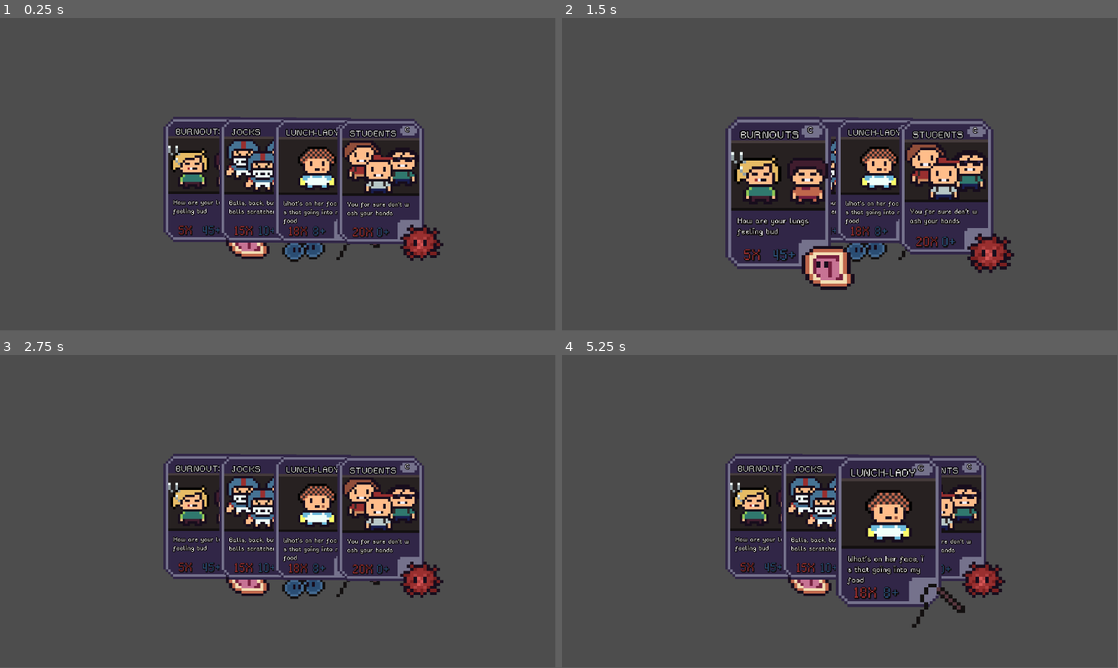
Above: before the commit, frames 1-4 (two rows, left to right).
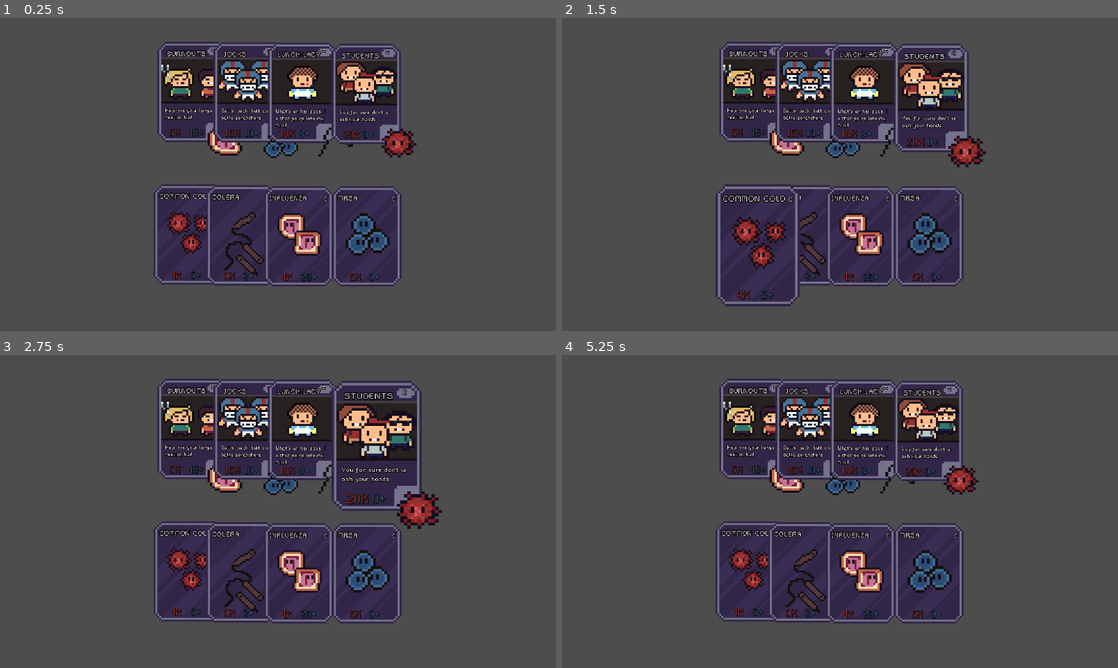
Above: after the commit, the same moments.

Repository: JPGFG/ld24
Game: Godot game, scene res://scenes/cards/test_hand.tscn
Same seed, same stepped clock (60 frames per second), same inputs: the game is played once before the commit and once after it. This scene is started directly instead of the project's main scene.
Inputs (mouse positions are in pixels of both pictures, inside the frame that each line leads up to):
- Up to frame 1 (0.25 s): no input
- Up to frame 2 (1.5 s): tap Enter at 0.5 s; move the mouse to (962, 158) at 0.52 s; tap Space at 1.25 s; move the mouse to (728, 190) at 1.27 s
- Up to frame 3 (2.75 s): tap Enter at 2 s; move the mouse to (333, 442) at 2.02 s
- Up to frame 4 (5.25 s): tap Space at 2.75, 4.25 s; move the mouse to (812, 574) at 2.77 s; tap Enter at 3.5 s; move the mouse to (1006, 558) at 3.52 s; move the mouse to (673, 464) at 4.27 s; move the mouse to (867, 511) at 5.02 s
The window is 799x449 before the commit and 800x450 after it. Grey fills any space a smaller window leaves; there, only what the larger window draws over its background counts as a difference.

The runs differ from the first frame. In frame 1, 31% of the frame differs, in the area x 27-80%, y 7-86%; in frame 2, 32%, in the area x 27-82%, y 7-93%; in frame 3, 31%; in frame 4, 30%.

Commit message:
added germ cards

Diff:
--- a/assets/objects/cards/populations/jocks.tscn
+++ /dev/null
@@ -1,14 +0,0 @@
-[gd_scene load_steps=2 format=3 uid="uid://c74fbc6v1nagl"]
-
-[ext_resource type="PackedScene" uid="uid://cwsv7v63wvlum" path="res://scenes/cards/card.tscn" id="1_rvns0"]
-
-[node name="Jocks" type="Control"]
-layout_mode = 3
-anchors_preset = 15
-anchor_right = 1.0
-anchor_bottom = 1.0
-grow_horizontal = 2
-grow_vertical = 2
-
-[node name="Card" parent="." instance=ExtResource("1_rvns0")]
-layout_mode = 1
--- a/project.godot
+++ b/project.godot
@@ -15,6 +15,11 @@
 config/features=PackedStringArray("4.2", "GL Compatibility")
 config/icon="res://icon.svg"
 
+[display]
+
+window/stretch/mode="viewport"
+window/stretch/aspect="expand"
+
 [rendering]
 
 textures/canvas_textures/default_texture_filter=0
--- /dev/null
+++ b/resources/cards/germ/colera.tres
@@ -0,0 +1,16 @@
+[gd_resource type="Resource" script_class="CardResource" load_steps=3 format=3 uid="uid://do0v874mxwdsn"]
+
+[ext_resource type="Script" path="res://scripts/cards/card_resource.gd" id="1_6nrs0"]
+[ext_resource type="Texture2D" uid="uid://b4f6wpyr7itj" path="res://assets/sprites/card_images/colera_cluster.png" id="1_8la2o"]
+
+[resource]
+script = ExtResource("1_6nrs0")
+germ_image = ExtResource("1_8la2o")
+multipler = 9
+adder = 2
+card_type = 1
+color = Color(0, 0, 0, 1)
+description = "MRSA"
+infection_multiplier = 0
+name = "COLERA"
+rarity = 0
--- /dev/null
+++ b/resources/cards/germ/common_cold.tres
@@ -0,0 +1,16 @@
+[gd_resource type="Resource" script_class="CardResource" load_steps=3 format=3 uid="uid://dcrkkjw5njfc5"]
+
+[ext_resource type="Texture2D" uid="uid://dbn38fq3v2p7g" path="res://assets/sprites/card_images/common_cold_cluster.png" id="1_ay3y5"]
+[ext_resource type="Script" path="res://scripts/cards/card_resource.gd" id="1_yjs3f"]
+
+[resource]
+script = ExtResource("1_yjs3f")
+germ_image = ExtResource("1_ay3y5")
+multipler = 4
+adder = 5
+card_type = 1
+color = Color(0, 0, 0, 1)
+description = ""
+infection_multiplier = 0
+name = "COMMON COLD"
+rarity = 0
--- /dev/null
+++ b/resources/cards/germ/influenza.tres
@@ -0,0 +1,16 @@
+[gd_resource type="Resource" script_class="CardResource" load_steps=3 format=3 uid="uid://bf8pwolkqc6tt"]
+
+[ext_resource type="Texture2D" uid="uid://dnx0fdcpllg86" path="res://assets/sprites/card_images/influenza_cluster.png" id="1_3t1e2"]
+[ext_resource type="Script" path="res://scripts/cards/card_resource.gd" id="1_5qwuk"]
+
+[resource]
+script = ExtResource("1_5qwuk")
+germ_image = ExtResource("1_3t1e2")
+multipler = 4
+adder = 20
+card_type = 0
+color = Color(0, 0, 0, 1)
+description = ""
+infection_multiplier = 0
+name = "INFLUENZA"
+rarity = 0
--- /dev/null
+++ b/resources/cards/germ/mrsa.tres
@@ -0,0 +1,16 @@
+[gd_resource type="Resource" script_class="CardResource" load_steps=3 format=3 uid="uid://d0qj3p3pagsqe"]
+
+[ext_resource type="Texture2D" uid="uid://qwlpmx8qb3wv" path="res://assets/sprites/card_images/mrsa.png" id="1_7p03m"]
+[ext_resource type="Script" path="res://scripts/cards/card_resource.gd" id="1_cypnj"]
+
+[resource]
+script = ExtResource("1_cypnj")
+germ_image = ExtResource("1_7p03m")
+multipler = 5
+adder = 9
+card_type = 1
+color = Color(0, 0, 0, 1)
+description = ""
+infection_multiplier = 0
+name = "MRSA"
+rarity = 0
--- /dev/null
+++ b/scenes/cards/germ_card.tscn
@@ -0,0 +1,122 @@
+[gd_scene load_steps=9 format=3 uid="uid://chfgojxkqehb1"]
+
+[ext_resource type="Script" path="res://scripts/cards/germ_card.gd" id="1_n60a2"]
+[ext_resource type="Texture2D" uid="uid://b4sbl0gjixy6j" path="res://assets/sprites/cards/decks/blank_diagonal_germ_card.png" id="2_427h2"]
+[ext_resource type="FontFile" uid="uid://cfu074rula0ps" path="res://resources/fonts/pixel_font_2.ttf" id="3_nbmss"]
+[ext_resource type="Texture2D" uid="uid://dbn38fq3v2p7g" path="res://assets/sprites/card_images/common_cold_cluster.png" id="4_jnpf4"]
+
+[sub_resource type="LabelSettings" id="LabelSettings_5s8mf"]
+font = ExtResource("3_nbmss")
+font_size = 32
+font_color = Color(0.6, 0.184314, 0.184314, 1)
+outline_size = 2
+outline_color = Color(0, 0, 0, 1)
+shadow_size = 5
+shadow_color = Color(0.0745098, 0.0627451, 0.0627451, 1)
+
+[sub_resource type="LabelSettings" id="LabelSettings_4chdu"]
+font = ExtResource("3_nbmss")
+font_size = 32
+font_color = Color(0.164706, 0.301961, 0.45098, 1)
+outline_size = 2
+outline_color = Color(0, 0, 0, 1)
+shadow_size = 5
+shadow_color = Color(0.0745098, 0.0627451, 0.0627451, 1)
+
+[sub_resource type="LabelSettings" id="LabelSettings_2if2m"]
+font = ExtResource("3_nbmss")
+font_size = 22
+outline_size = 7
+outline_color = Color(0, 0, 0, 1)
+shadow_size = 3
+
+[sub_resource type="LabelSettings" id="LabelSettings_23wx1"]
+font = ExtResource("3_nbmss")
+outline_size = 5
+outline_color = Color(0.0745098, 0.0627451, 0.0627451, 1)
+shadow_size = 3
+shadow_color = Color(0.0745098, 0.0627451, 0.0627451, 1)
+
+[node name="GermCard" type="Control"]
+layout_mode = 3
+anchors_preset = 0
+script = ExtResource("1_n60a2")
+
+[node name="TextureRect" type="TextureRect" parent="."]
+offset_right = 36.0
+offset_bottom = 52.0
+scale = Vector2(4, 4)
+texture = ExtResource("2_427h2")
+
+[node name="Multiplier" type="Label" parent="TextureRect"]
+layout_mode = 1
+anchors_preset = -1
+anchor_left = 0.588889
+anchor_top = 0.492308
+anchor_right = 0.588889
+anchor_bottom = 0.492308
+offset_left = -12.0
+offset_top = 18.0
+offset_right = 48.0
+offset_bottom = 66.0
+scale = Vector2(0.2, 0.2)
+text = "5X"
+label_settings = SubResource("LabelSettings_5s8mf")
+
+[node name="Adder" type="Label" parent="TextureRect"]
+layout_mode = 1
+anchors_preset = -1
+anchor_left = 0.588889
+anchor_top = 0.492308
+anchor_right = 0.588889
+anchor_bottom = 0.492308
+offset_left = -2.00002
+offset_top = 18.0
+offset_right = 60.0
+offset_bottom = 63.0
+scale = Vector2(0.2, 0.2)
+text = "45+"
+label_settings = SubResource("LabelSettings_4chdu")
+metadata/_edit_use_anchors_ = true
+
+[node name="Card_Name" type="Label" parent="TextureRect"]
+layout_mode = 1
+anchors_preset = -1
+anchor_left = 0.438889
+anchor_top = 0.492308
+anchor_right = 1.43889
+anchor_bottom = 0.492308
+offset_left = -13.0
+offset_top = -22.0
+offset_right = 86.0
+offset_bottom = 8.0
+scale = Vector2(0.2, 0.2)
+text = "COMMON COLD"
+label_settings = SubResource("LabelSettings_2if2m")
+metadata/_edit_use_anchors_ = true
+
+[node name="Rarity" type="Label" parent="TextureRect"]
+layout_mode = 1
+anchors_preset = -1
+anchor_left = 0.588889
+anchor_top = 0.511538
+anchor_right = 0.588889
+anchor_bottom = 0.511538
+offset_left = 9.99998
+offset_top = -22.0
+offset_right = 25.0
+offset_bottom = -7.0
+scale = Vector2(0.2, 0.2)
+text = "C
+"
+label_settings = SubResource("LabelSettings_23wx1")
+autowrap_mode = 1
+metadata/_edit_use_anchors_ = true
+
+[node name="Germ_Image" type="TextureRect" parent="TextureRect"]
+layout_mode = 0
+offset_left = 6.8
+offset_top = 14.2
+offset_right = 29.8
+offset_bottom = 36.2
+texture = ExtResource("4_jnpf4")
--- a/scenes/cards/card.tscn
+++ b/scenes/cards/pop_card.tscn
@@ -36,7 +36,7 @@
 shadow_size = 3
 shadow_color = Color(0.0745098, 0.0627451, 0.0627451, 1)
 
-[node name="Card" type="Control"]
+[node name="PopCard" type="Control"]
 custom_minimum_size = Vector2(150, 163)
 layout_mode = 3
 anchors_preset = 0
@@ -49,7 +49,7 @@
 layout_mode = 0
 offset_right = 36.0
 offset_bottom = 52.0
-scale = Vector2(5, 5)
+scale = Vector2(4, 4)
 texture = ExtResource("2_kyyhl")
 
 [node name="Multiplier" type="Label" parent="TextureRect"]
--- a/scenes/cards/test_hand.tscn
+++ b/scenes/cards/test_hand.tscn
@@ -1,10 +1,15 @@
-[gd_scene load_steps=6 format=3 uid="uid://7wtenwx7777o"]
+[gd_scene load_steps=11 format=3 uid="uid://7wtenwx7777o"]
 
-[ext_resource type="PackedScene" uid="uid://cwsv7v63wvlum" path="res://scenes/cards/card.tscn" id="1_mrc22"]
+[ext_resource type="PackedScene" uid="uid://cwsv7v63wvlum" path="res://scenes/cards/pop_card.tscn" id="1_mrc22"]
 [ext_resource type="Resource" uid="uid://bd8x5g2uoi4q5" path="res://resources/cards/populations/burnouts.tres" id="2_dndtn"]
 [ext_resource type="Resource" uid="uid://1xxxgenvf8vk" path="res://resources/cards/populations/jocks.tres" id="3_puxko"]
 [ext_resource type="Resource" uid="uid://di5iu1et6jwnr" path="res://resources/cards/populations/lunch_lady.tres" id="4_d6i3l"]
 [ext_resource type="Resource" uid="uid://cxu63e8yqstxa" path="res://resources/cards/populations/students.tres" id="5_detn4"]
+[ext_resource type="PackedScene" uid="uid://chfgojxkqehb1" path="res://scenes/cards/germ_card.tscn" id="6_k2h3f"]
+[ext_resource type="Resource" uid="uid://dcrkkjw5njfc5" path="res://resources/cards/germ/common_cold.tres" id="7_mbpcn"]
+[ext_resource type="Resource" uid="uid://do0v874mxwdsn" path="res://resources/cards/germ/colera.tres" id="8_fo30r"]
+[ext_resource type="Resource" uid="uid://bf8pwolkqc6tt" path="res://resources/cards/germ/influenza.tres" id="9_0e2al"]
+[ext_resource type="Resource" uid="uid://d0qj3p3pagsqe" path="res://resources/cards/germ/mrsa.tres" id="10_8s0gh"]
 
 [node name="TestHand" type="Control"]
 layout_mode = 3
@@ -15,29 +20,57 @@
 grow_vertical = 2
 
 [node name="Card" parent="." instance=ExtResource("1_mrc22")]
-offset_left = 339.0
-offset_top = 205.0
-offset_right = 518.0
-offset_bottom = 465.0
+offset_left = 326.0
+offset_top = 49.0
+offset_right = 505.0
+offset_bottom = 309.0
 card_resource = ExtResource("2_dndtn")
 
 [node name="Card2" parent="." instance=ExtResource("1_mrc22")]
-offset_left = 455.0
-offset_top = 206.0
-offset_right = 634.0
-offset_bottom = 466.0
+offset_left = 442.0
+offset_top = 50.0
+offset_right = 621.0
+offset_bottom = 310.0
 card_resource = ExtResource("3_puxko")
 
 [node name="Card3" parent="." instance=ExtResource("1_mrc22")]
-offset_left = 568.0
-offset_top = 207.0
-offset_right = 747.0
-offset_bottom = 467.0
+offset_left = 555.0
+offset_top = 51.0
+offset_right = 734.0
+offset_bottom = 311.0
 card_resource = ExtResource("4_d6i3l")
 
 [node name="Card4" parent="." instance=ExtResource("1_mrc22")]
-offset_left = 700.0
-offset_top = 209.0
-offset_right = 879.0
-offset_bottom = 469.0
+offset_left = 687.0
+offset_top = 53.0
+offset_right = 866.0
+offset_bottom = 313.0
 card_resource = ExtResource("5_detn4")
+
+[node name="GermCard" parent="." instance=ExtResource("6_k2h3f")]
+offset_left = 318.0
+offset_top = 344.0
+offset_right = 318.0
+offset_bottom = 344.0
+card_resource = ExtResource("7_mbpcn")
+
+[node name="GermCard2" parent="." instance=ExtResource("6_k2h3f")]
+offset_left = 427.0
+offset_top = 346.0
+offset_right = 427.0
+offset_bottom = 346.0
+card_resource = ExtResource("8_fo30r")
+
+[node name="GermCard3" parent="." instance=ExtResource("6_k2h3f")]
+offset_left = 547.0
+offset_top = 348.0
+offset_right = 547.0
+offset_bottom = 348.0
+card_resource = ExtResource("9_0e2al")
+
+[node name="GermCard4" parent="." instance=ExtResource("6_k2h3f")]
+offset_left = 688.0
+offset_top = 348.0
+offset_right = 688.0
+offset_bottom = 348.0
+card_resource = ExtResource("10_8s0gh")
--- a/scenes/hand.tscn
+++ b/scenes/hand.tscn
@@ -1,6 +1,6 @@
 [gd_scene load_steps=2 format=3 uid="uid://bwlu63c2x5m75"]
 
-[ext_resource type="PackedScene" uid="uid://cwsv7v63wvlum" path="res://scenes/cards/card.tscn" id="1_jlwkv"]
+[ext_resource type="PackedScene" uid="uid://cwsv7v63wvlum" path="res://scenes/cards/pop_card.tscn" id="1_jlwkv"]
 
 [node name="HandHBox" type="HBoxContainer"]
 anchors_preset = 9
--- /dev/null
+++ b/scripts/cards/germ_card.gd
@@ -0,0 +1,31 @@
+extends Base_Card
+
+@onready var multiplier: Label = $TextureRect/Multiplier
+@onready var adder: Label = $TextureRect/Adder
+@onready var card_name: Label = $TextureRect/Card_Name
+@onready var rarity: Label = $TextureRect/Rarity
+@onready var germ_image: TextureRect = $TextureRect/Germ_Image
+
+func _ready() -> void:
+	build_card()
+	super()
+
+
+func build_card():
+	if card_resource.multipler != null:
+		multiplier.text = str(card_resource.multipler) + "X"
+
+	if card_resource.adder != null:
+		adder.text = str(card_resource.adder) + "+"
+
+	card_name.text = card_resource.name
+	germ_image.texture = card_resource.germ_image
+
+	# based off of card rarity update the backing and letter
+	match card_resource.rarity:
+		card_resource.Rarity.COMMON:
+			rarity.text = "C"
+		card_resource.Rarity.RARE:
+			rarity.text = "R"
+		card_resource.Rarity.LEGENDARY:
+			rarity.text = "L"
Binary file added: assets/sprites/card_images/colera_cluster.png
Not shown, added: assets/sprites/card_images/colera_cluster.png.import
Binary file added: assets/sprites/card_images/common_cold_cluster.png
Not shown, added: assets/sprites/card_images/common_cold_cluster.png.import
Binary file added: assets/sprites/card_images/influenza_cluster.png
Not shown, added: assets/sprites/card_images/influenza_cluster.png.import
Binary file added: assets/sprites/cards/decks/blank_boxes_germ_card.png
Not shown, added: assets/sprites/cards/decks/blank_boxes_germ_card.png.import
Binary file added: assets/sprites/cards/decks/blank_boxes_germ_card_r.png
Not shown, added: assets/sprites/cards/decks/blank_boxes_germ_card_r.png.import
Binary file added: assets/sprites/cards/decks/blank_diagonal_germ_card.png
Not shown, added: assets/sprites/cards/decks/blank_diagonal_germ_card.png.import
(and 10 more such lines)
